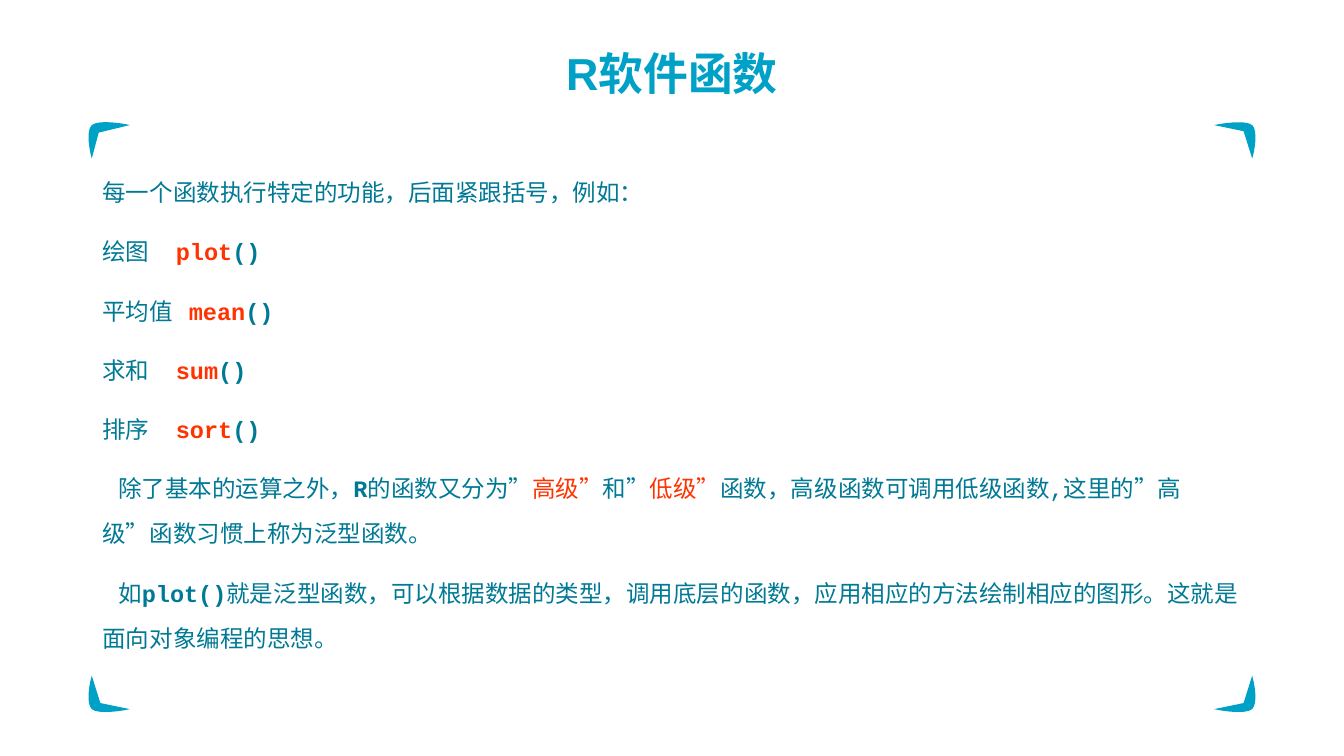
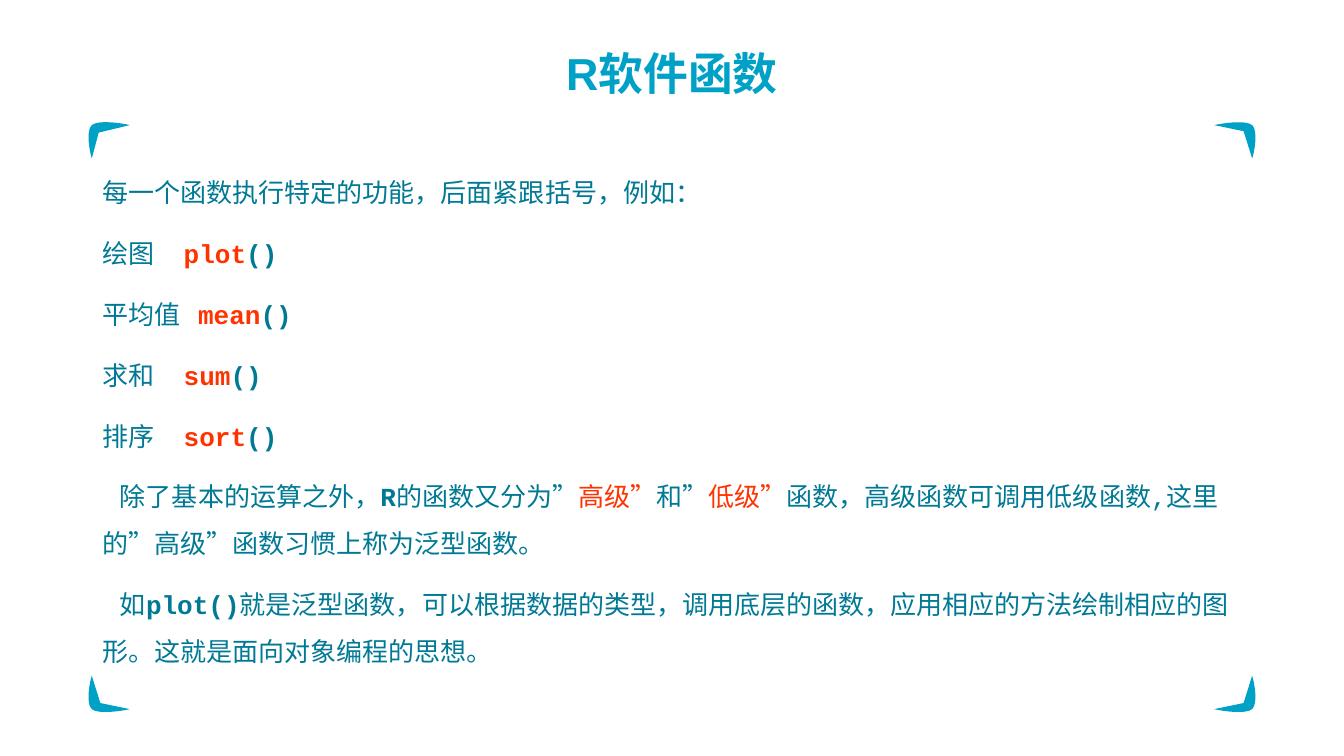
Before and after one commit to tony1989zhang/path, a slide deck: slide 11 of R语言.pptx. Drawn at 1344x756 pixels with LibreOffice and Linux fonts; fonts in the diff are those of the drawing; background and template pictures are left out. Boxes give left, top, right and bottom in pixels: in the first picture for what was removed or moved away, otherwise in the second. Text is boxed around its words. In the diff, an @@ line names an element or a change of style, - is before the commit and + after.

```diff
--- a/R语言.pptx
+++ b/R语言.pptx
@@ text "每一个函数执行特定的功能，后面紧跟括号，例如：" at [102, 180, 1229, 663]: size 16.8 to 18.6 pt; line spacing 1.6 to 1.5 @@
```
Also in this commit, not shown: 1 other slide changed, 1 other file.
